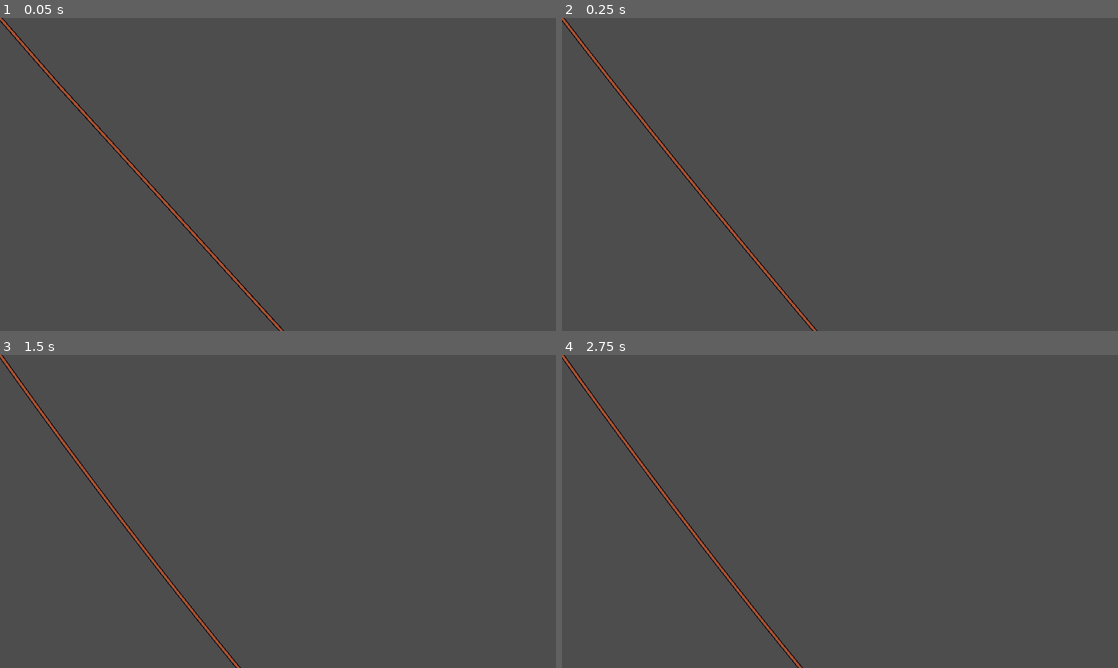
Above: before the commit, frames 1-4 (two rows, left to right).
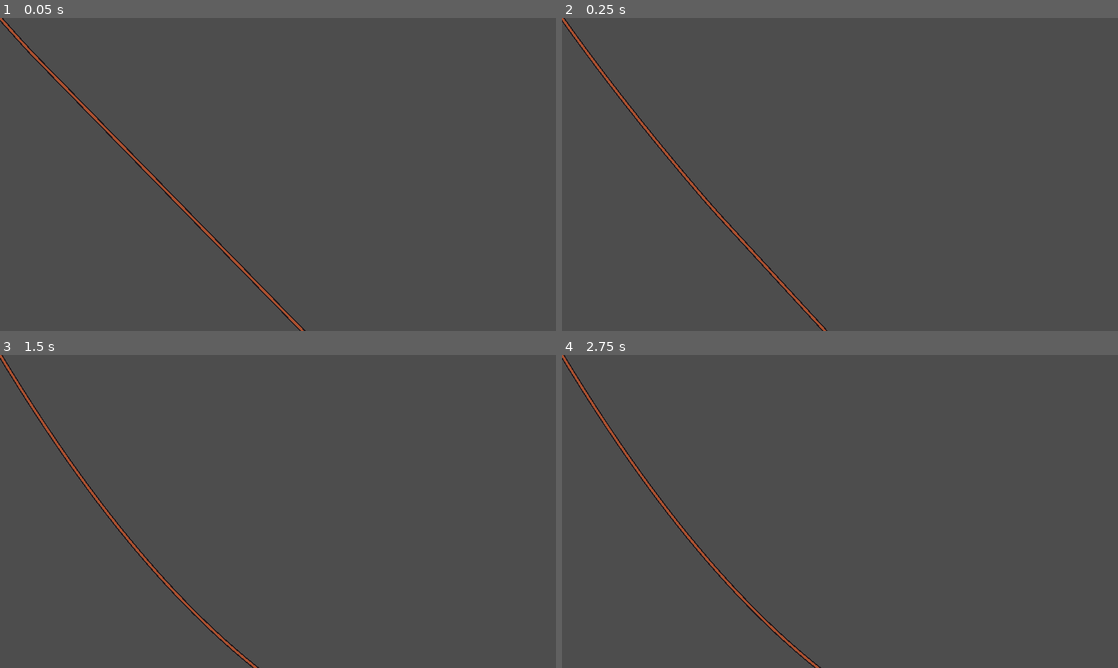
Above: after the commit, the same moments.

Repository: 2weeking/Lasso-Knight
Game: Godot game, scene res://levels/test.tscn
Same seed, same stepped clock (60 frames per second), same inputs: the game is played once before the commit and once after it. This scene is started directly instead of the project's main scene.
Inputs (mouse positions are in pixels of both pictures, inside the frame that each line leads up to):
- Up to frame 1 (0.05 s): no input
- Up to frame 2 (0.25 s): no input
- Up to frame 3 (1.5 s): move the mouse to (250, 574) at 0.52 s; hold W (up) from 0.53 s (still down); click (250, 574) at 0.6 s; move the mouse to (444, 558) at 1.27 s; click (444, 558) at 1.35 s
- Up to frame 4 (2.75 s): move the mouse to (673, 464) at 2.02 s; release W (up) at 2.03 s; hold A (left) from 2.03 s (still down); click (673, 464) at 2.1 s

The runs differ from the first frame. In frame 1, 1.9% of the frame differs, in the area x 0-55%, y 0-100%; in frame 2, 1.3%; in frame 3, 1.7%; in frame 4, 1.7%.

Commit message:
Added lasso timer label

Diff:
--- a/entities/knight/knight.gd
+++ b/entities/knight/knight.gd
@@ -154,6 +154,9 @@
 	timer.autostart = true
 	rope.add_child(timer)
 
+	# Add label displayed timer
+
+
 	body.add_to_group("capturing")
 
 func remove_rope(body: CharacterBody2D, kill: bool):
--- a/entities/knight/knight.tscn
+++ b/entities/knight/knight.tscn
@@ -235,9 +235,9 @@
 [node name="LassoBar" type="TextureProgressBar" parent="."]
 visible = false
 offset_left = -28.0
-offset_top = -26.0
+offset_top = -20.0
 offset_right = 28.0
-offset_bottom = -22.0
+offset_bottom = -16.0
 value = 4.0
 fill_mode = 1
 nine_patch_stretch = true
--- a/entities/lasso/verlet_rope.gd
+++ b/entities/lasso/verlet_rope.gd
@@ -10,7 +10,8 @@
 @export var startPin: bool = true
 @export var endPin: bool = true
 
-@onready var line2D: = $Line2D
+@onready var line2D = $Line2D
+@onready var timer_label := $TimerLabel
 
 var pos: PackedVector2Array
 var posPrev: PackedVector2Array
@@ -30,9 +31,14 @@
 
 func init_position()->void:
 	for i in range(pointCount):
-		pos[i] = global_position + Vector2(constrain *i, 0)
-		posPrev[i] = global_position + Vector2(constrain *i, 0)
-	global_position = Vector2.ZERO
+		pos[i] = position + Vector2(constrain *i, 0)
+		posPrev[i] = position + Vector2(constrain *i, 0)
+	position = Vector2.ZERO
+
+func _process(delta):
+	if capture_timer:
+		#timer_label.global_position = get_parent().global_position
+		timer_label.set_text(str(capture_timer.get_time_left()).pad_decimals(1))
 
 func _physics_process(delta)->void:
 	#set_start(to_local(target.global_position))
--- a/entities/lasso/verlet_rope.tscn
+++ b/entities/lasso/verlet_rope.tscn
@@ -1,7 +1,8 @@
-[gd_scene load_steps=3 format=3 uid="uid://wtb0tpyhgt5v"]
+[gd_scene load_steps=4 format=3 uid="uid://wtb0tpyhgt5v"]
 
 [ext_resource type="Script" path="res://entities/lasso/verlet_rope.gd" id="1_l1poo"]
 [ext_resource type="Texture2D" uid="uid://cu1g5p63v14nh" path="res://assets/rope/rope.png" id="2_36m5f"]
+[ext_resource type="Theme" uid="uid://cd08honuo7iqy" path="res://assets/theme.tres" id="3_xwa3c"]
 
 [node name="Rope" type="Node2D"]
 script = ExtResource("1_l1poo")
@@ -9,3 +10,11 @@
 [node name="Line2D" type="Line2D" parent="."]
 texture = ExtResource("2_36m5f")
 texture_mode = 1
+
+[node name="TimerLabel" type="Label" parent="."]
+offset_left = -5.0
+offset_top = -30.0
+offset_right = -4.0
+offset_bottom = -22.0
+theme = ExtResource("3_xwa3c")
+theme_override_font_sizes/font_size = 8
